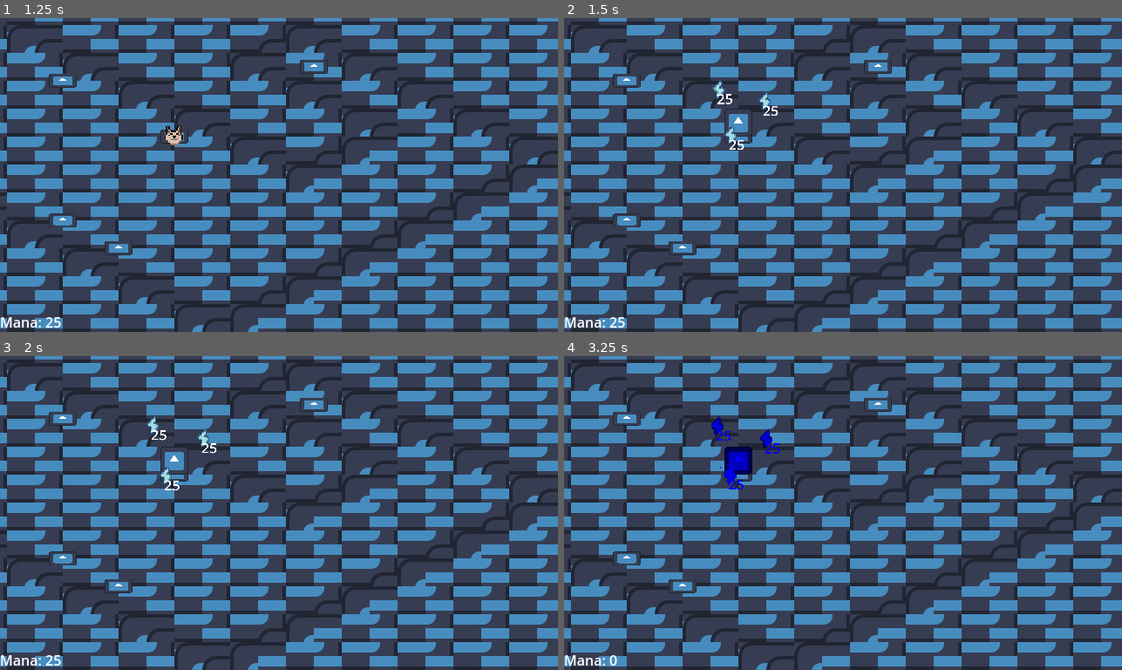
Above: before the commit, frames 1-4 (two rows, left to right).
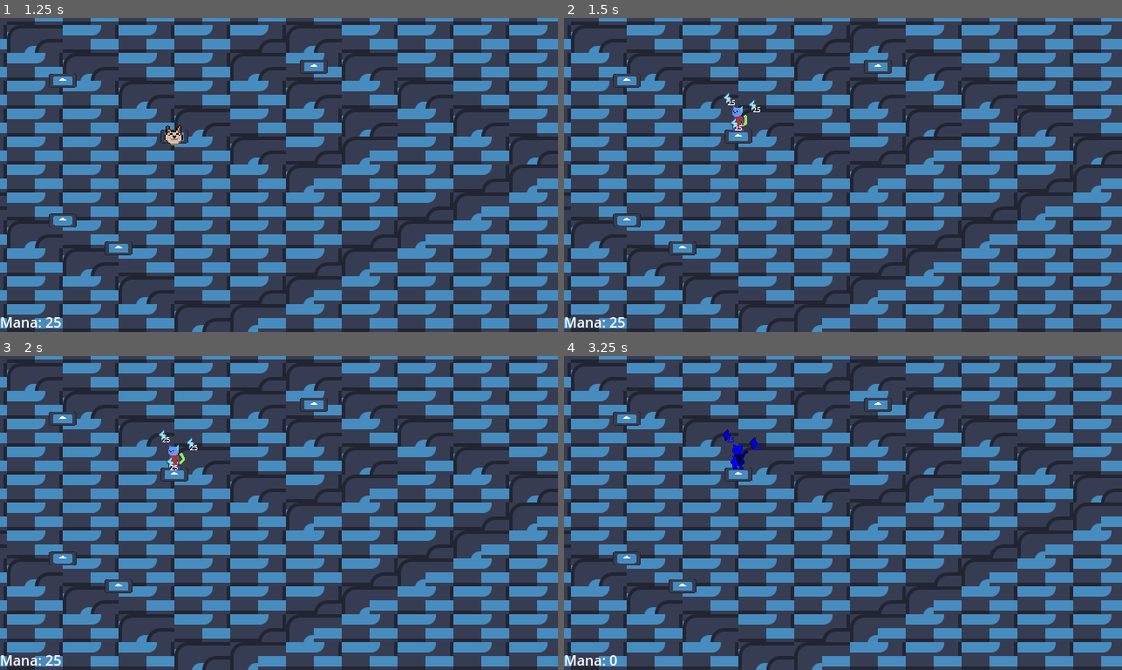
Above: after the commit, the same moments.

Repository: Travotavo/cat-td
Game: Godot game, scene res://Travo_Testing.tscn
Same seed, same stepped clock (60 frames per second), same inputs: the game is played once before the commit and once after it. This scene is started directly instead of the project's main scene. The engine's default icon, where the game draws it, is replaced by a stand-in: a white triangle on a blue panel in a dark square.
Inputs (mouse positions are in pixels of both pictures, inside the frame that each line leads up to):
- Up to frame 1 (1.25 s): tap Enter at 0.5 s; move the mouse to (172, 137) at 0.52 s; click (172, 137) at 0.67 s
- Up to frame 2 (1.5 s): click (736, 134) at 1.25 s
- Up to frame 3 (2 s): no input
- Up to frame 4 (3.25 s): click "25" at 2 s; tap Space at 2.75 s; move the mouse to (736, 456) at 2.77 s; click (736, 456) at 2.92 s

Frame 1 is identical in both runs. In frame 2, 0.7% of the frame differs, in the area x 26-39%, y 19-42%; in frame 3, 0.6%; in frame 4, 0.8%, in the area x 26-39%, y 19-43%.

Commit message:
Fixed enchant wheel graphic scaling, added temp cat sheet

Diff:
--- a/Scenes/Enemies/Blank_Enemy.tscn
+++ b/Scenes/Enemies/Blank_Enemy.tscn
@@ -5,10 +5,6 @@
 
 [sub_resource type="Animation" id="Animation_1ab6d"]
 resource_name = "Death"
-length = 0.5
-
-[sub_resource type="Animation" id="Animation_1c8eb"]
-resource_name = "Spill"
 length = 0.5
 
 [sub_resource type="Animation" id="Animation_s782l"]
@@ -36,6 +32,40 @@
 "transitions": PackedFloat32Array(1),
 "update": 0,
 "values": [Vector2(1, 1)]
+}
+
+[sub_resource type="Animation" id="Animation_1c8eb"]
+resource_name = "Spill"
+length = 0.5
+
+[sub_resource type="Animation" id="Animation_u20oq"]
+resource_name = "Walk_Left"
+length = 1.2
+loop_mode = 1
+step = 0.05
+tracks/0/type = "value"
+tracks/0/imported = false
+tracks/0/enabled = true
+tracks/0/path = NodePath("Icon:frame")
+tracks/0/interp = 1
+tracks/0/loop_wrap = true
+tracks/0/keys = {
+"times": PackedFloat32Array(0, 0.1, 0.2, 0.3, 0.4, 0.5, 0.6, 0.7, 0.8, 0.9, 1, 1.1),
+"transitions": PackedFloat32Array(1, 1, 1, 1, 1, 1, 1, 1, 1, 1, 1, 1),
+"update": 1,
+"values": [0, 1, 2, 3, 4, 5, 6, 7, 8, 9, 10, 11]
+}
+tracks/1/type = "value"
+tracks/1/imported = false
+tracks/1/enabled = true
+tracks/1/path = NodePath("Icon:scale")
+tracks/1/interp = 1
+tracks/1/loop_wrap = true
+tracks/1/keys = {
+"times": PackedFloat32Array(0),
+"transitions": PackedFloat32Array(1),
+"update": 0,
+"values": [Vector2(-1, 1)]
 }
 
 [sub_resource type="Animation" id="Animation_xgg7d"]
@@ -66,36 +96,6 @@
 "transitions": PackedFloat32Array(1),
 "update": 0,
 "values": [Vector2(1, 1)]
-}
-
-[sub_resource type="Animation" id="Animation_u20oq"]
-resource_name = "Walk_Left"
-length = 1.2
-loop_mode = 1
-step = 0.05
-tracks/0/type = "value"
-tracks/0/imported = false
-tracks/0/enabled = true
-tracks/0/path = NodePath("Icon:frame")
-tracks/0/interp = 1
-tracks/0/loop_wrap = true
-tracks/0/keys = {
-"times": PackedFloat32Array(0, 0.1, 0.2, 0.3, 0.4, 0.5, 0.6, 0.7, 0.8, 0.9, 1, 1.1),
-"transitions": PackedFloat32Array(1, 1, 1, 1, 1, 1, 1, 1, 1, 1, 1, 1),
-"update": 1,
-"values": [0, 1, 2, 3, 4, 5, 6, 7, 8, 9, 10, 11]
-}
-tracks/1/type = "value"
-tracks/1/imported = false
-tracks/1/enabled = true
-tracks/1/path = NodePath("Icon:scale")
-tracks/1/interp = 1
-tracks/1/loop_wrap = true
-tracks/1/keys = {
-"times": PackedFloat32Array(0),
-"transitions": PackedFloat32Array(1),
-"update": 0,
-"values": [Vector2(-1, 1)]
 }
 
 [sub_resource type="AnimationLibrary" id="AnimationLibrary_s782l"]
--- a/Scenes/Towers/Standard_Cat.tscn
+++ b/Scenes/Towers/Standard_Cat.tscn
@@ -1,7 +1,7 @@
-[gd_scene load_steps=24 format=3 uid="uid://cb05dnpufjhql"]
+[gd_scene load_steps=23 format=3 uid="uid://cb05dnpufjhql"]
 
 [ext_resource type="Script" uid="uid://cuibcc3kn5ciy" path="res://Scripts/Towers/Cat.gd" id="1_lixlc"]
-[ext_resource type="Texture2D" uid="uid://ciitfx2dqfqog" path="res://icon.svg" id="1_oe747"]
+[ext_resource type="Texture2D" uid="uid://q1pfokeuclqr" path="res://Assets/Towers/Normal_Cat-Sheet.png" id="2_rpm7p"]
 [ext_resource type="Script" uid="uid://bf2qkr1fc4hyg" path="res://Scripts/Menus/enchant_wheel.gd" id="3_w3uv3"]
 [ext_resource type="Script" uid="uid://b0poimx8tn1ah" path="res://Scenes/Towers/Enchant_Button.gd" id="4_yyojs"]
 [ext_resource type="Texture2D" uid="uid://b2tpqi8a2tsth" path="res://Assets/Menus/Cat Select Buttons/Zap Cat/lightning_select_normal.png" id="5_rpm7p"]
@@ -14,112 +14,60 @@
 [ext_resource type="Texture2D" uid="uid://cqkr2tipbjjie" path="res://Assets/Menus/Cat Select Buttons/Zap Cat/Animated Hover/lightning_select_hover7.png" id="12_uagdx"]
 [ext_resource type="Texture2D" uid="uid://ddw1xbt8ba5jp" path="res://Assets/Menus/Cat Select Buttons/Zap Cat/Animated Hover/lightning_select_hover8.png" id="13_pesc0"]
 
-[sub_resource type="Animation" id="Animation_1c8eb"]
-resource_name = "Death"
-length = 0.25
+[sub_resource type="Animation" id="Animation_rpm7p"]
+resource_name = "Idle"
+loop_mode = 1
+step = 0.1
 tracks/0/type = "value"
 tracks/0/imported = false
 tracks/0/enabled = true
-tracks/0/path = NodePath("Icon:self_modulate")
+tracks/0/path = NodePath("Sprite:frame")
 tracks/0/interp = 1
 tracks/0/loop_wrap = true
 tracks/0/keys = {
-"times": PackedFloat32Array(0, 0.233333, 0.25),
-"transitions": PackedFloat32Array(1, 1, 1),
-"update": 0,
-"values": [Color(1, 1, 1, 1), Color(1, 0, 0, 1), Color(1, 0, 0, 0)]
-}
-tracks/1/type = "value"
-tracks/1/imported = false
-tracks/1/enabled = true
-tracks/1/path = NodePath("Icon:rotation")
-tracks/1/interp = 1
-tracks/1/loop_wrap = true
-tracks/1/keys = {
-"times": PackedFloat32Array(0, 0.25),
-"transitions": PackedFloat32Array(1, 1),
-"update": 0,
-"values": [0.0, -1.8346]
-}
-
-[sub_resource type="Animation" id="Animation_s782l"]
+"times": PackedFloat32Array(0, 0.1, 0.2, 0.3, 0.4, 0.5, 0.6, 0.7, 0.8, 0.9),
+"transitions": PackedFloat32Array(1, 1, 1, 1, 1, 1, 1, 1, 1, 1),
+"update": 1,
+"values": [0, 1, 2, 3, 4, 5, 6, 7, 8, 9]
+}
+
+[sub_resource type="Animation" id="Animation_4ljln"]
 length = 0.001
 tracks/0/type = "value"
 tracks/0/imported = false
 tracks/0/enabled = true
-tracks/0/path = NodePath("Icon:self_modulate")
+tracks/0/path = NodePath("Sprite:frame")
 tracks/0/interp = 1
 tracks/0/loop_wrap = true
 tracks/0/keys = {
 "times": PackedFloat32Array(0),
 "transitions": PackedFloat32Array(1),
-"update": 0,
-"values": [Color(1, 1, 1, 1)]
-}
-tracks/1/type = "value"
-tracks/1/imported = false
-tracks/1/enabled = true
-tracks/1/path = NodePath("Icon:rotation")
-tracks/1/interp = 1
-tracks/1/loop_wrap = true
-tracks/1/keys = {
-"times": PackedFloat32Array(0),
-"transitions": PackedFloat32Array(1),
-"update": 0,
-"values": [0.0]
-}
-
-[sub_resource type="Animation" id="Animation_xgg7d"]
-resource_name = "Spill"
-length = 0.25
-tracks/0/type = "value"
-tracks/0/imported = false
-tracks/0/enabled = true
-tracks/0/path = NodePath("Icon:self_modulate")
-tracks/0/interp = 1
-tracks/0/loop_wrap = true
-tracks/0/keys = {
-"times": PackedFloat32Array(0, 0.133333, 0.25),
-"transitions": PackedFloat32Array(1, 1, 1),
-"update": 0,
-"values": [Color(1, 1, 1, 1), Color(0.196078, 0.541176, 1, 1), Color(1, 1, 1, 1)]
-}
-tracks/1/type = "value"
-tracks/1/imported = false
-tracks/1/enabled = true
-tracks/1/path = NodePath("Icon:rotation")
-tracks/1/interp = 1
-tracks/1/loop_wrap = true
-tracks/1/keys = {
-"times": PackedFloat32Array(0),
-"transitions": PackedFloat32Array(1),
-"update": 0,
-"values": [0.0]
-}
-
-[sub_resource type="Animation" id="Animation_1ab6d"]
-resource_name = "Walk"
-loop_mode = 1
+"update": 1,
+"values": [0]
+}
+
+[sub_resource type="Animation" id="Animation_c27c0"]
+resource_name = "Attack"
+length = 0.6
 step = 0.05
 tracks/0/type = "value"
 tracks/0/imported = false
 tracks/0/enabled = true
-tracks/0/path = NodePath("Icon:rotation")
+tracks/0/path = NodePath("Sprite:frame")
 tracks/0/interp = 1
 tracks/0/loop_wrap = true
 tracks/0/keys = {
-"times": PackedFloat32Array(0, 0.25, 0.5, 0.75),
-"transitions": PackedFloat32Array(1, 1, 1, 1),
-"update": 0,
-"values": [0.0, -0.152924, 0.0, 0.153589]
-}
-
-[sub_resource type="AnimationLibrary" id="AnimationLibrary_s782l"]
+"times": PackedFloat32Array(0, 0.05, 0.15, 0.2, 0.3, 0.4, 0.5),
+"transitions": PackedFloat32Array(1, 1, 1, 1, 1, 1, 1),
+"update": 1,
+"values": [10, 11, 12, 13, 14, 15, 16]
+}
+
+[sub_resource type="AnimationLibrary" id="AnimationLibrary_4ljln"]
 _data = {
-&"Death": SubResource("Animation_1c8eb"),
-&"RESET": SubResource("Animation_s782l"),
-&"Spill": SubResource("Animation_xgg7d"),
-&"Walk": SubResource("Animation_1ab6d")
+&"Attack": SubResource("Animation_c27c0"),
+&"Idle": SubResource("Animation_rpm7p"),
+&"RESET": SubResource("Animation_4ljln")
 }
 
 [sub_resource type="CircleShape2D" id="CircleShape2D_yyojs"]
@@ -161,8 +109,9 @@
 
 [node name="AnimationPlayer" type="AnimationPlayer" parent="."]
 libraries = {
-&"Template_Enemy_Anims": SubResource("AnimationLibrary_s782l")
-}
+&"": SubResource("AnimationLibrary_4ljln")
+}
+autoplay = "Idle"
 
 [node name="Range" type="Area2D" parent="."]
 input_pickable = false
@@ -187,10 +136,11 @@
 value = 1.0
 show_percentage = false
 
-[node name="Icon" type="Sprite2D" parent="."]
-scale = Vector2(0.25, 0.25)
-texture = ExtResource("1_oe747")
-offset = Vector2(0, -64)
+[node name="Sprite" type="Sprite2D" parent="."]
+texture = ExtResource("2_rpm7p")
+offset = Vector2(0, -32)
+hframes = 5
+vframes = 4
 
 [node name="Cooldown" type="Timer" parent="."]
 wait_time = 3.0
@@ -215,33 +165,29 @@
 cat_parent = NodePath("../..")
 
 [node name="Enchant_Button" type="TextureButton" parent="Enchant_Wheel/Zap_Button"]
-offset_left = -60.0
-offset_top = -48.0
-offset_right = 62.0
-offset_bottom = 48.0
+offset_left = -7.0
+offset_top = -32.0
+offset_right = 53.0
+offset_bottom = 32.0
 scale = Vector2(0.25, 0.25)
-pivot_offset = Vector2(60, 48)
+pivot_offset = Vector2(0, 32)
 size_flags_horizontal = 4
 texture_normal = ExtResource("5_rpm7p")
 texture_hover = SubResource("AnimatedTexture_yyojs")
 stretch_mode = 5
-metadata/_edit_use_anchors_ = true
 
 [node name="Label" type="Label" parent="Enchant_Wheel/Zap_Button/Enchant_Button"]
 layout_mode = 1
-anchors_preset = 3
-anchor_left = 1.0
-anchor_top = 1.0
-anchor_right = 1.0
-anchor_bottom = 1.0
-offset_left = -70.0
-offset_top = -48.0
-offset_right = 44.0
-offset_bottom = 40.0
+anchors_preset = -1
+anchor_left = 0.466667
+anchor_top = 0.5
+anchor_right = 1.41667
+anchor_bottom = 1.20313
 grow_horizontal = 0
 grow_vertical = 0
-theme_override_font_sizes/font_size = 64
+theme_override_font_sizes/font_size = 32
 text = "(25)"
+metadata/_edit_use_anchors_ = true
 
 [node name="Zap_Button2" type="Node2D" parent="Enchant_Wheel" node_paths=PackedStringArray("cat_parent")]
 script = ExtResource("4_yyojs")
@@ -250,33 +196,29 @@
 cat_parent = NodePath("../..")
 
 [node name="Enchant_Button" type="TextureButton" parent="Enchant_Wheel/Zap_Button2"]
-offset_left = -60.0
-offset_top = -48.0
-offset_right = 62.0
-offset_bottom = 48.0
+offset_left = -7.0
+offset_top = -32.0
+offset_right = 53.0
+offset_bottom = 32.0
 scale = Vector2(0.25, 0.25)
-pivot_offset = Vector2(60, 48)
+pivot_offset = Vector2(0, 32)
 size_flags_horizontal = 4
 texture_normal = ExtResource("5_rpm7p")
 texture_hover = SubResource("AnimatedTexture_yyojs")
 stretch_mode = 5
-metadata/_edit_use_anchors_ = true
 
 [node name="Label" type="Label" parent="Enchant_Wheel/Zap_Button2/Enchant_Button"]
 layout_mode = 1
-anchors_preset = 3
-anchor_left = 1.0
-anchor_top = 1.0
-anchor_right = 1.0
-anchor_bottom = 1.0
-offset_left = -70.0
-offset_top = -48.0
-offset_right = 44.0
-offset_bottom = 40.0
+anchors_preset = -1
+anchor_left = 0.466667
+anchor_top = 0.5
+anchor_right = 1.41667
+anchor_bottom = 1.20313
 grow_horizontal = 0
 grow_vertical = 0
-theme_override_font_sizes/font_size = 64
+theme_override_font_sizes/font_size = 32
 text = "(25)"
+metadata/_edit_use_anchors_ = true
 
 [node name="Zap_Button3" type="Node2D" parent="Enchant_Wheel" node_paths=PackedStringArray("cat_parent")]
 script = ExtResource("4_yyojs")
@@ -285,33 +227,29 @@
 cat_parent = NodePath("../..")
 
 [node name="Enchant_Button" type="TextureButton" parent="Enchant_Wheel/Zap_Button3"]
-offset_left = -60.0
-offset_top = -48.0
-offset_right = 62.0
-offset_bottom = 48.0
+offset_left = -7.0
+offset_top = -32.0
+offset_right = 53.0
+offset_bottom = 32.0
 scale = Vector2(0.25, 0.25)
-pivot_offset = Vector2(60, 48)
+pivot_offset = Vector2(0, 32)
 size_flags_horizontal = 4
 texture_normal = ExtResource("5_rpm7p")
 texture_hover = SubResource("AnimatedTexture_yyojs")
 stretch_mode = 5
-metadata/_edit_use_anchors_ = true
 
 [node name="Label" type="Label" parent="Enchant_Wheel/Zap_Button3/Enchant_Button"]
 layout_mode = 1
-anchors_preset = 3
-anchor_left = 1.0
-anchor_top = 1.0
-anchor_right = 1.0
-anchor_bottom = 1.0
-offset_left = -70.0
-offset_top = -48.0
-offset_right = 44.0
-offset_bottom = 40.0
+anchors_preset = -1
+anchor_left = 0.466667
+anchor_top = 0.5
+anchor_right = 1.41667
+anchor_bottom = 1.20313
 grow_horizontal = 0
 grow_vertical = 0
-theme_override_font_sizes/font_size = 64
+theme_override_font_sizes/font_size = 32
 text = "(25)"
+metadata/_edit_use_anchors_ = true
 
 [connection signal="area_entered" from="Range" to="." method="_on_range_entered"]
 [connection signal="area_exited" from="Range" to="." method="_on_range_exited"]
--- a/Scripts/Menus/enchant_wheel.gd
+++ b/Scripts/Menus/enchant_wheel.gd
@@ -1,7 +1,7 @@
 extends Node2D
 
 @onready var Owner = $".."
-@export var radius = 32
+@export var radius = 16
 @onready var count = get_children().size()
 
 func _show():
--- a/Scripts/Towers/Cat.gd
+++ b/Scripts/Towers/Cat.gd
@@ -15,6 +15,8 @@
 	SetState("Base")
 
 func _physics_process(delta):
+	if not $AnimationPlayer.is_playing():
+		$AnimationPlayer.play("Idle")
 	if cooled and Near_Brooms.size() > 0:
 		cooled = false
 		_cat_fire()
@@ -27,6 +29,7 @@
 	cooled = true
 
 func _cat_fire():
+	$AnimationPlayer.play("Attack")
 	Hunger -= HungerDrain
 	form._attack(5)
 	$Cooldown.start()
Binary file added: Assets/Towers/Normal_Cat-Sheet.png
Not shown, added: Assets/Towers/Normal_Cat-Sheet.png.import
